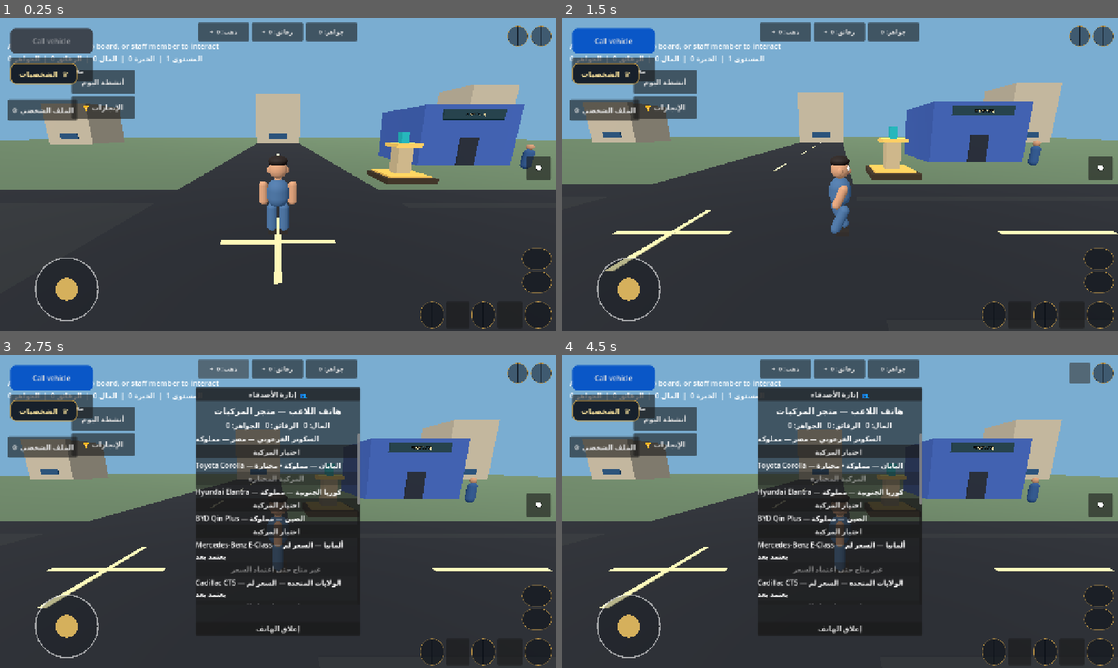
Above: before the commit, frames 1-4 (two rows, left to right).
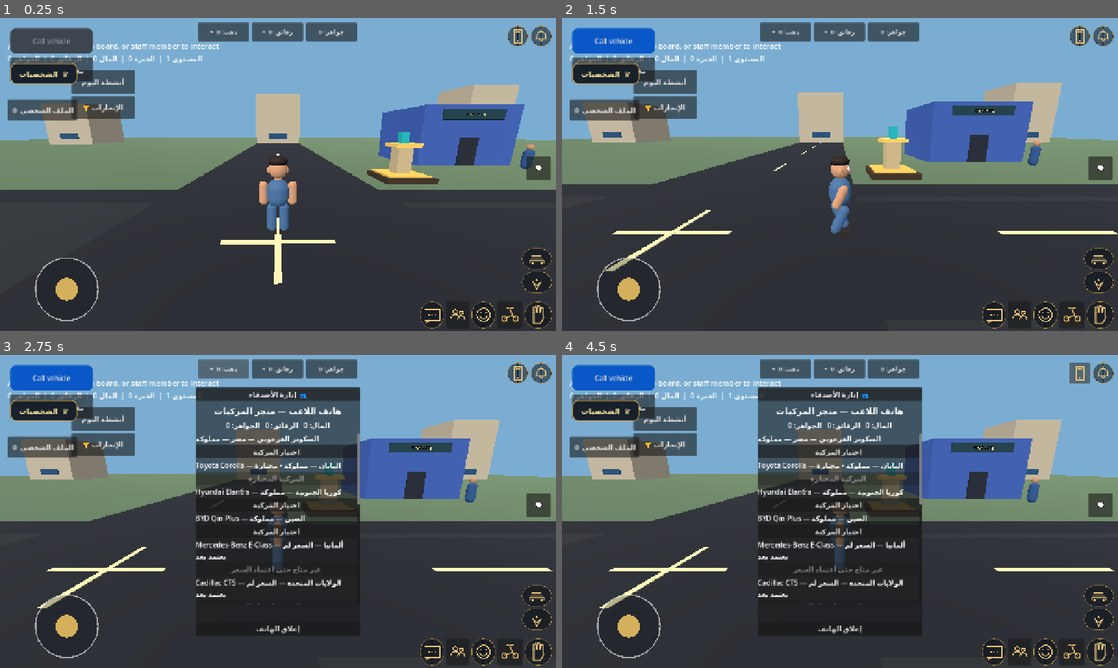
Above: after the commit, the same moments.

Repository: gamalalaraby1988-dotcom/King-Egypt-
Game: Godot game, scene res://scenes/main.tscn
Two runs of this game, one before a commit and one after it. Both use one fixed random seed, a clock stepped at 60 frames per second and the inputs below.
Inputs (mouse positions are in pixels of both pictures, inside the frame that each line leads up to):
- Up to frame 1 (0.25 s): no input
- Up to frame 2 (1.5 s): tap Enter at 0.5 s; move the mouse to (962, 158) at 0.52 s; hold D (move_right) 0.53-1.25 s; hold Shift (sprint) 0.53-1.25 s; click (962, 158) at 0.67 s; drag from (728, 190) to (812, 237) at 1.27 s
- Up to frame 3 (2.75 s): click "ذهب: 0 +" at 2 s
- Up to frame 4 (4.5 s): click "رقائق: 0 +" at 2.75 s; click "جواهر: 0" at 3.5 s; click (1079, 373) at 4.25 s

The runs differ from the first frame. In frame 1, 0.4% of the frame differs, in the area x 76-99%, y 3-98%; in frame 2, 0.4%; in frame 3, 0.4%; in frame 4, 0.4%.
Error before the commit: Parse Error: Invalid argument for "draw_rect()" function: argument 2 should be "Color" but is "float". (res://scripts/scooter_toggle_icon.gd:55)

Commit message:
Fix vector icon drawing argument order

Diff:
--- a/scripts/scooter_toggle_icon.gd
+++ b/scripts/scooter_toggle_icon.gd
@@ -52,7 +52,7 @@
 	var w := 2.4 * s
 	match mode:
 		"phone":
-			draw_rect(Rect2(c + Vector2(-10, -17) * s, Vector2(20, 34) * s), 3.0 * s, g, false, w)
+			draw_rect(Rect2(c + Vector2(-10, -17) * s, Vector2(20, 34) * s), g, false, w)
 			draw_line(c + Vector2(-5, -11) * s, c + Vector2(5, -11) * s, g, w, true)
 			draw_circle(c + Vector2(0, 12) * s, 1.4 * s, g)
 		"notifications":
@@ -76,7 +76,7 @@
 			draw_line(c + Vector2(10,-1)*s,c + Vector2(0,18)*s,g,w,true)
 			draw_circle(c + Vector2(0,-5)*s,3.2*s,g)
 		"chat":
-			draw_rect(Rect2(c + Vector2(-17,-12)*s,Vector2(34,24)*s),5*s,g,false,w)
+			draw_rect(Rect2(c + Vector2(-17,-12)*s,Vector2(34,24)*s),g,false,w)
 			draw_line(c + Vector2(-8,12)*s,c + Vector2(-14,18)*s,g,w,true)
 			draw_line(c + Vector2(-14,18)*s,c + Vector2(-4,12)*s,g,w,true)
 			for i in range(3):
